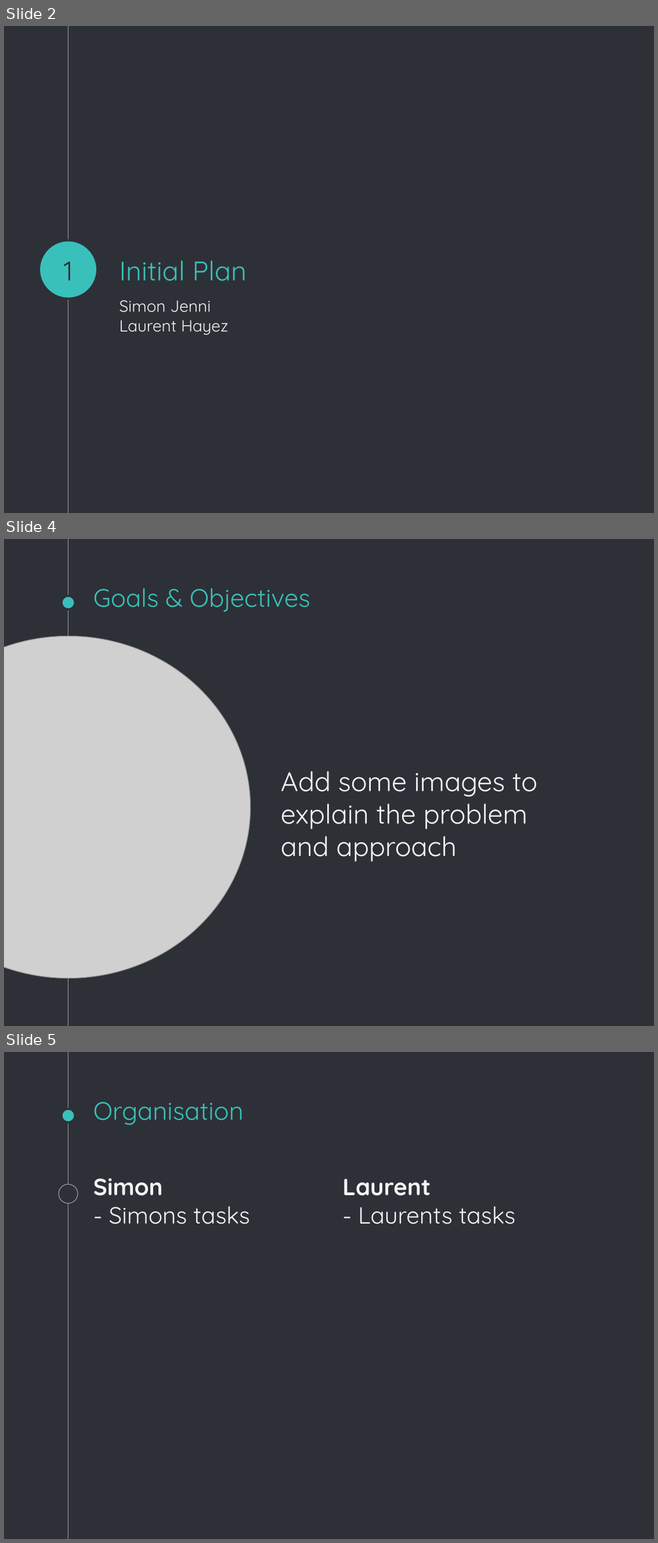
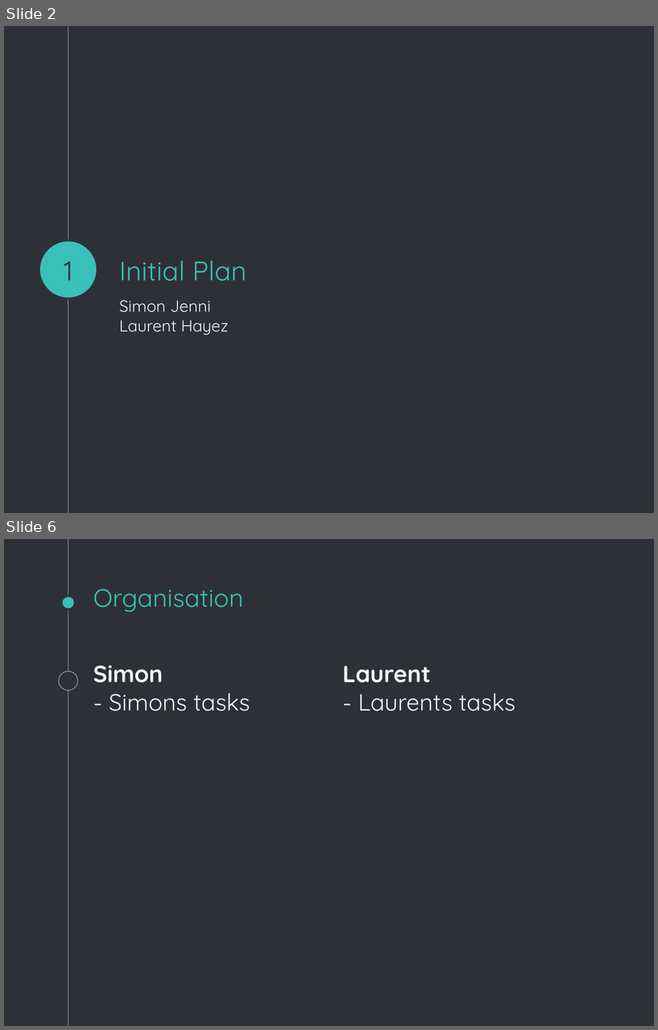
Before and after one commit to SimuJenni/RD-project, a slide deck: doc/initial-plan.pptx. Shown one above the other, each under a label of ours: slides 2, 4 and 5 before the commit, slides 2 and 6 after it; the slides between them are not shown. The pictures are 658x1543 and 658x1030 pixels, drawn with LibreOffice and Linux fonts; fonts in the diff are those of the drawing; grey boxes stand for pictures. Boxes give left, top, right and bottom in pixels: in the first picture for what was removed or moved away, otherwise in the second. Text is boxed around its words. In the diff, an @@ line names an element or a change of style, - is before the commit and + after.

```diff
--- a/doc/initial-plan.pptx
+++ b/doc/initial-plan.pptx
@@ slide 4 removed at (x1=4, y1=539, x2=654, y2=1026), background #2E3037; not listed: 3 template elements that a slide beside it also shows @@
@@ title removed at (x1=93, y1=588, x2=310, y2=612) @@
-Goals & Objectives
@@ picture removed at (x1=4, y1=636, x2=250, y2=978) @@
@@ text removed at (x1=281, y1=771, x2=537, y2=862) @@
-Add some images to explain the problem and approach
@@ what was slide 5 is now slide 6 @@
```
Also in this commit, not shown: 2 slides changed, 1 slide added.
